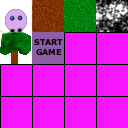
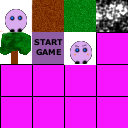
Before/after of a 128×128 layered artwork. What changed in the layer stack:
added layer "PlayerAngry" above "Player" over [64, 38, 96, 64]
painted on "Player" over [5, 9, 31, 32]
painted on "sheet.png" over [64, 32, 96, 65]
